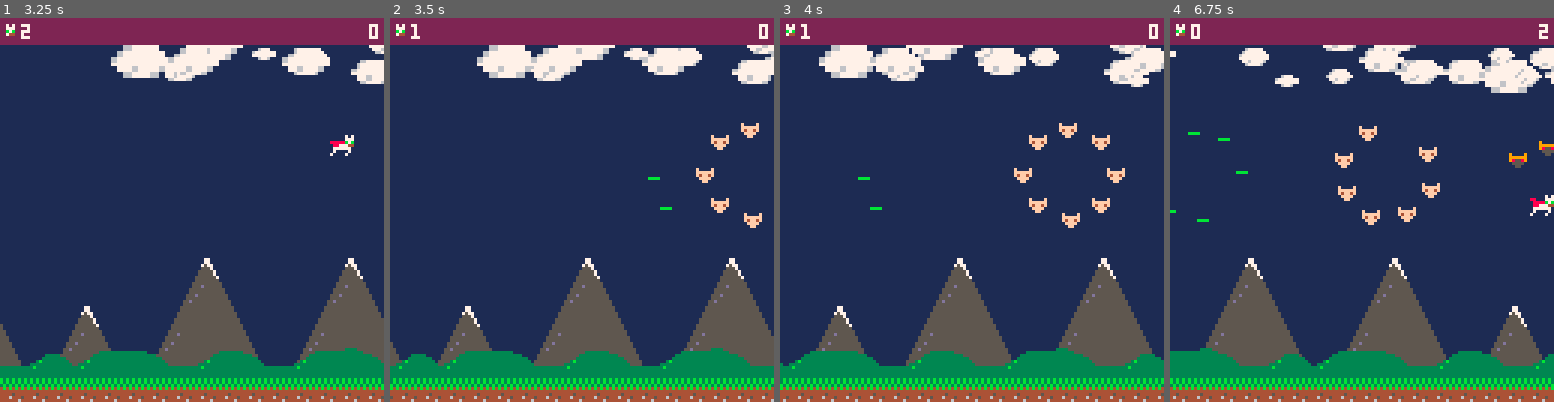
Above: before the commit, frames 1-4 (left to right).
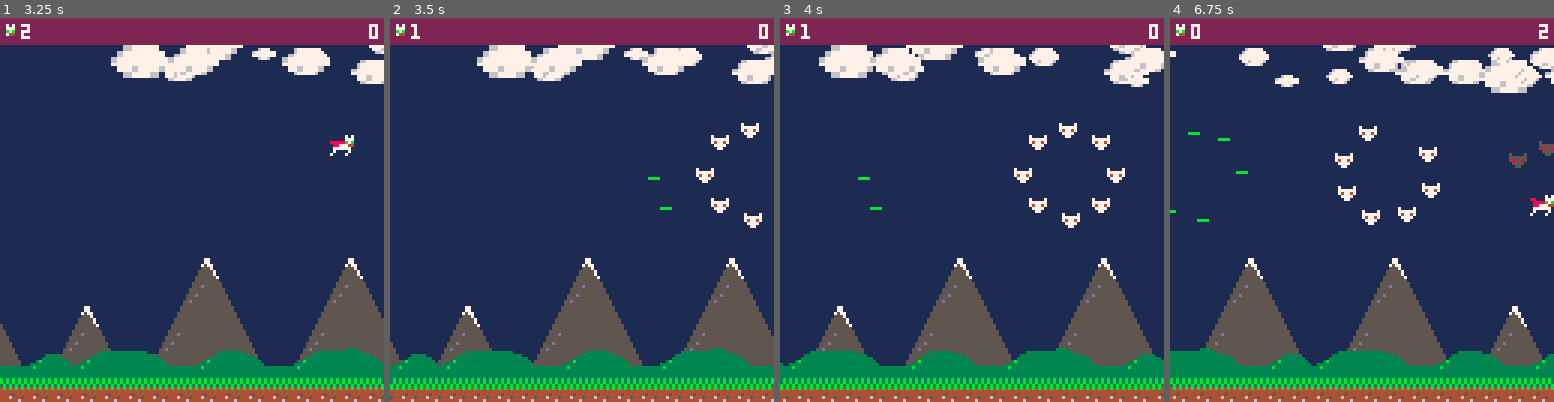
Above: after the commit, the same moments.

Repository: zothynine/picoheads
Game: PICO-8 cartridge catfight.p8
Same seed, same stepped clock (60 frames per second), same inputs: the game is played once before the commit and once after it.
Inputs:
- Up to frame 1 (3.25 s): tap X (X key) at 0.33, 1.07, 1.85, 2.97 s; hold Right 1.6-2.1 s; hold Up 2.15-2.42 s; hold Right 2.47-3.03 s; hold Left from 3.08 s (still down)
- Up to frame 2 (3.5 s): keep holding Left
- Up to frame 3 (4 s): release Left at 3.58 s; hold Down 3.63-3.97 s
- Up to frame 4 (6.75 s): hold Right 4.02-4.68 s; tap X (X key) at 4.08, 5.2, 6.32 s; hold Up 4.73-5.03 s; hold Left 5.08-5.68 s; hold Down 5.73-6.03 s; hold Right 6.08-6.58 s; hold Right from 6.63 s (still down)

Frame 1 is identical in both runs. In frame 2, 0.5% of the frame differs, in the area x 79-97%, y 27-55%; in frame 3, 0.9%, in the area x 60-90%, y 27-55%; in frame 4, 0.9%.

Commit message:
Aendere die Farben der Mausal

Diff:
--- a/catfight.p8
+++ b/catfight.p8
@@ -564,11 +564,11 @@
   end
 end
 __gfx__
-0000000000000707900009f0000f0000000000000000000000000000000000000000000000000000000000000000000000000000000000000000000000000000
-00000000dd000777999999ffffff0000000000000000000000000000000000000000000000000000000000000000000000000000000000000000000000000000
-00700700a8888b7b985589f4ff4f0000000000000000000000000000000000000000000000000000000000000000000000000000000000000000000000000000
-00077000988777440555500ffff00000000000000000000000000000000000000000000000000000000000000000000000000000000000000000000000000000
-000770000777777000550000ff000000000000000000000000000000000000000000000000000000000000000000000000000000000000000000000000000000
+00000000000007075000057000070000000000000000000000000000000000000000000000000000000000000000000000000000000000000000000000000000
+00000000dd0007775555557777770000000000000000000000000000000000000000000000000000000000000000000000000000000000000000000000000000
+00700700a8888b7b5855857477470000000000000000000000000000000000000000000000000000000000000000000000000000000000000000000000000000
+00077000988777440555500777700000000000000000000000000000000000000000000000000000000000000000000000000000000000000000000000000000
+00077000077777700055000077000000000000000000000000000000000000000000000000000000000000000000000000000000000000000000000000000000
 00700700070000700000000000000000000000000000000000000000000000000000000000000000000000000000000000000000000000000000000000000000
 00000000700007000000000000000000000000000000000000000000000000000000000000000000000000000000000000000000000000000000000000000000
 00000000000000000000000000000000000000000000000000000000000000000000000000000000000000000000000000000000000000000000000000000000
